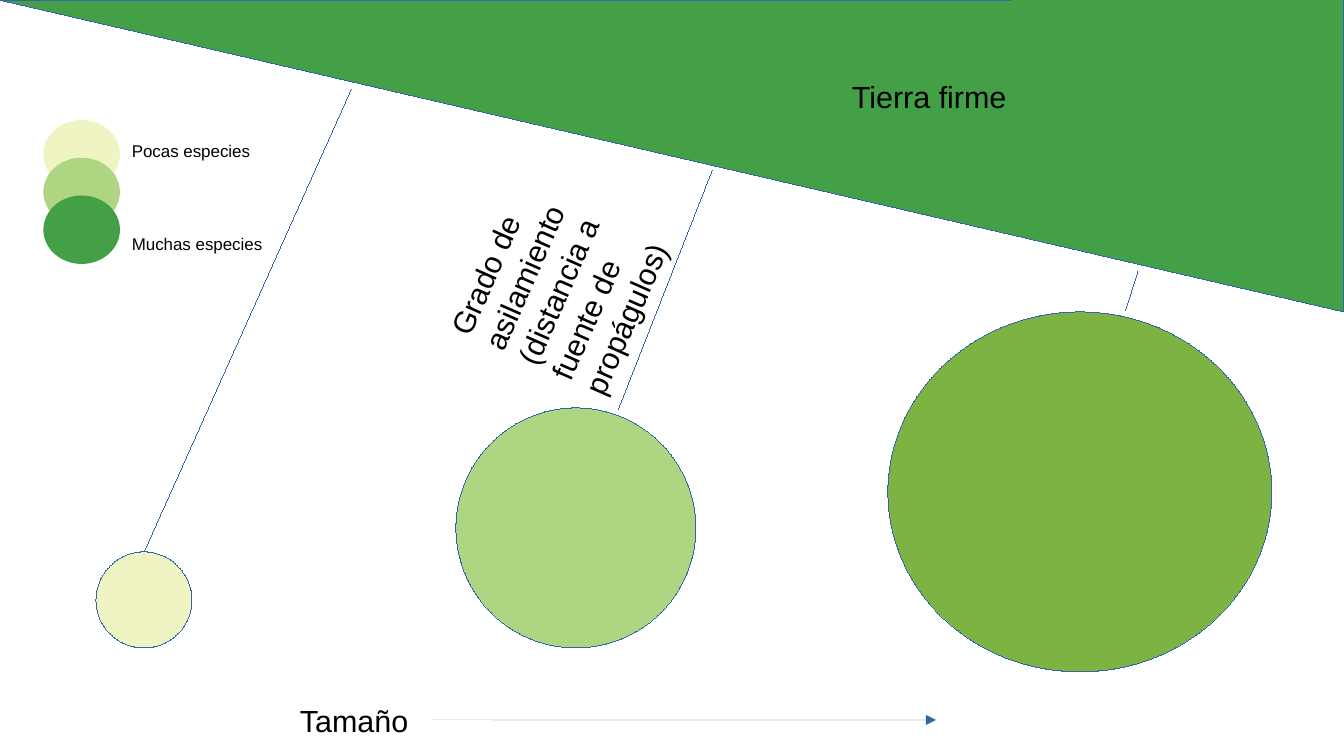
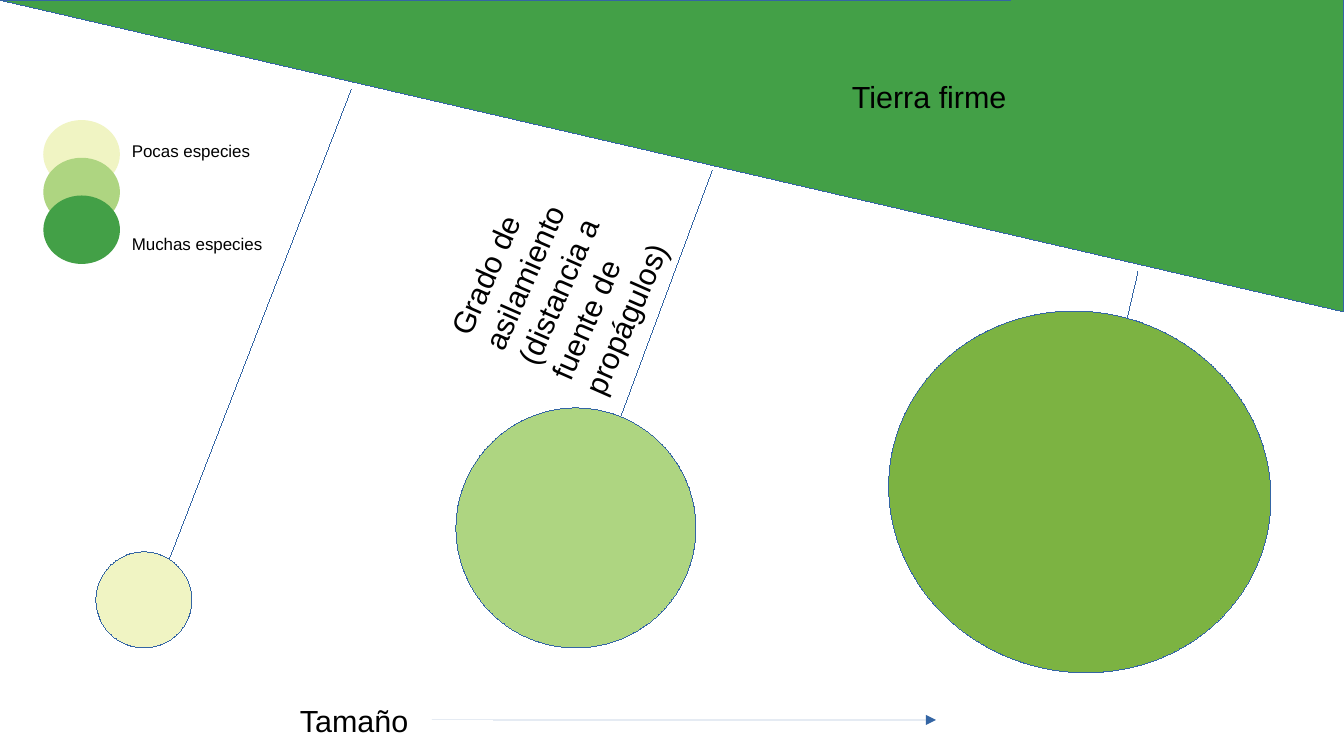
Before and after one commit to gerardommc/Ecologia-Teorica, a slide deck: slide 13 of Metapoblaciones.odp. Drawn at 1344x756 pixels with LibreOffice and Linux fonts; fonts in the diff are those of the drawing. Boxes give left, top, right and bottom in pixels: in the first picture for what was removed or moved away, otherwise in the second. Text is boxed around its words. In the diff, an @@ line names an element or a change of style, - is before the commit and + after.

```diff
--- a/Metapoblaciones.odp
+++ b/Metapoblaciones.odp
@@ line moved from (144, 552) - (351, 89) to (170, 560) - (351, 89) @@
@@ line moved from (618, 410) - (712, 171) to (621, 417) - (712, 171) @@
@@ ellipse at <box>847,268,1312,716</box>: rotation 0 to 15 degrees @@
@@ line moved from (1126, 311) - (1138, 272) to (1128, 318) - (1138, 272) @@
@@ ellipse at <box>419,371,734,686</box>: rotation 0 to 336 degrees @@
@@ ellipse at <box>78,534,211,667</box>: rotation 0 to 31 degrees @@
```
Also in this commit, not shown: 7 other slides changed, 3 other files.
